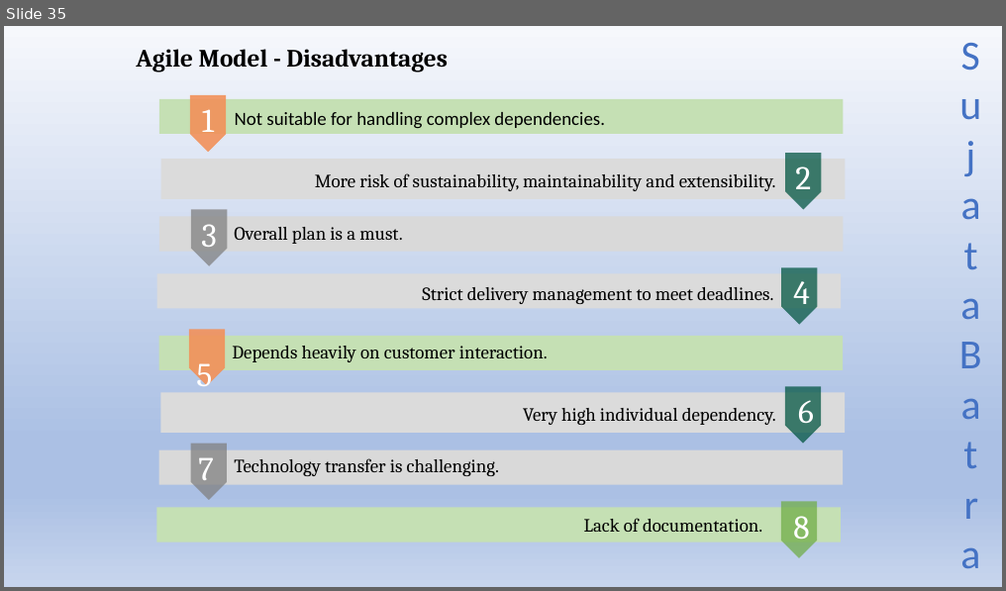
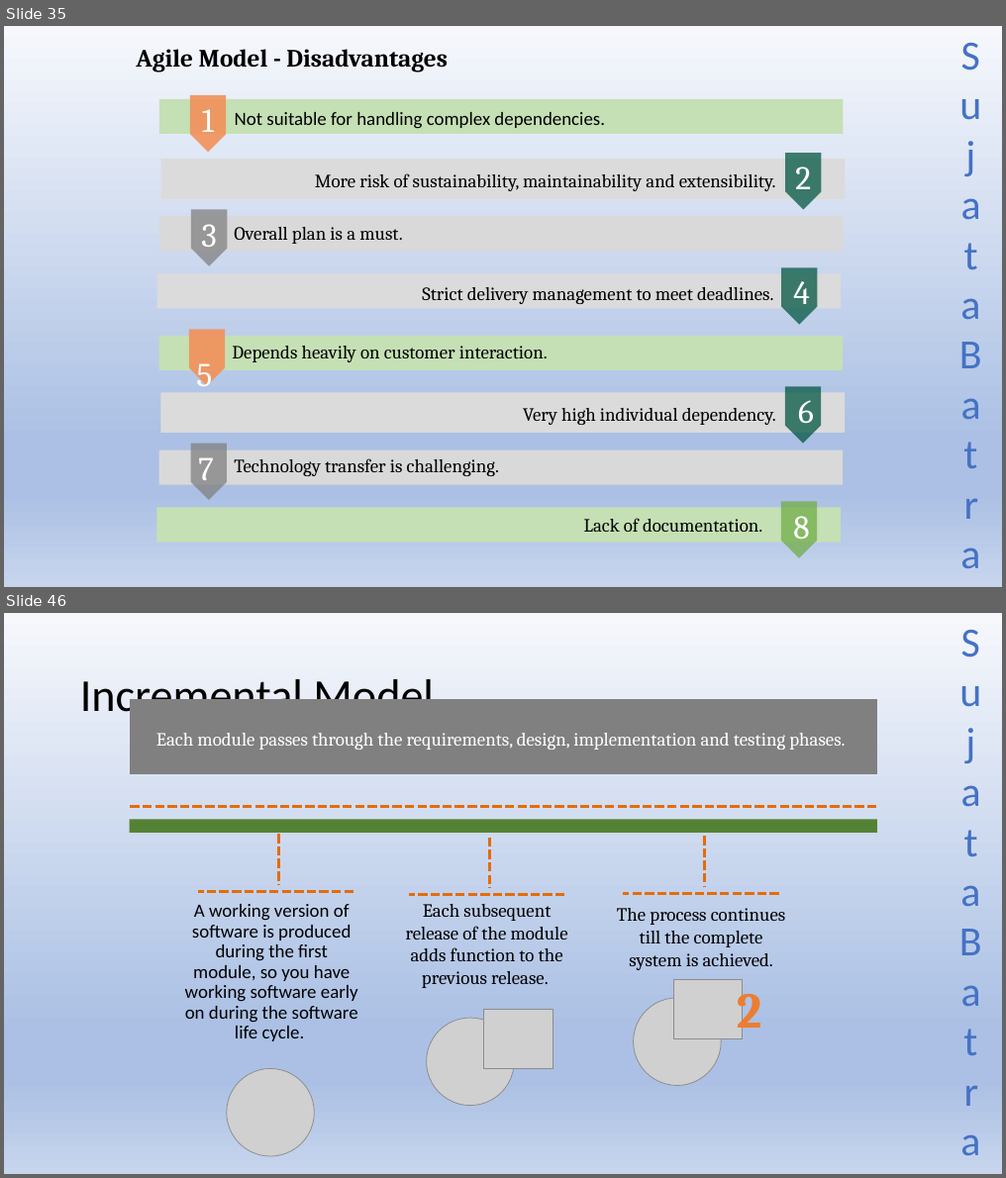
Before and after one commit to Sujatabatra/SapientNov2021QABatch, a slide deck: QA/QA Study Material.pptx. Shown one above the other, each under a label of ours: slide 35 before the commit, slides 35 and 46 after it; the slides between them are not shown. The pictures are 1006x591 and 1006x1178 pixels, drawn with LibreOffice and Linux fonts; fonts in the diff are those of the drawing; grey boxes stand for pictures. Boxes give left, top, right and bottom in pixels: in the first picture for what was removed or moved away, otherwise in the second. Text is boxed around its words. In the diff, an @@ line names an element or a change of style, - is before the commit and + after.

```diff
--- a/QA/QA Study Material.pptx
+++ b/QA/QA Study Material.pptx
@@ slide 46 added at <box>4,613,1002,1174</box>, background gradient #F6F8FC to #ABC0E4 to #C7D5ED; not listed: 1 template element that a slide beside it also shows @@
@@ title added at <box>80,673,434,723</box>, 44 pt, text #000000 @@
+Incremental Model
@@ rectangle added at <box>129,699,877,774</box>, fill #808080 @@
@@ text added at <box>156,733,845,750</box>, 18 pt, text #FFFFFF @@
+Each module passes through the requirements, design, implementation and testing phases.
@@ rectangle added at <box>129,820,877,833</box>, fill #548235 @@
@@ line added from (877, 806) to (129, 806), #E46C0A 3 pt dashed @@
@@ line added from (279, 834) to (279, 884), #E46C0A 3 pt dashed @@
@@ line added from (490, 838) to (490, 888), #E46C0A 3 pt dashed @@
@@ line added from (705, 836) to (705, 887), #E46C0A 3 pt dashed @@
@@ text added at <box>185,904,358,1042</box>, 18 pt, text #000000 @@
+A working version of software is produced during the first module, so you have working software early on during the software life cycle.
@@ line added from (353, 891) to (198, 891), #E46C0A 3 pt dashed @@
@@ text added at <box>406,904,568,988</box>, 18 pt, text #000000 @@
+Each subsequent release of the module adds function to the previous release.
@@ line added from (564, 895) to (409, 895), #E46C0A 3 pt dashed @@
@@ text added at <box>617,908,785,970</box>, 18 pt, text #000000 @@
+The process continues till the complete system is achieved.
@@ line added from (779, 894) to (623, 894), #E46C0A 3 pt dashed @@
@@ picture added at <box>634,998,721,1085</box> @@
@@ picture added at <box>674,980,743,1039</box> @@
@@ text added at <box>737,982,762,1040</box>, 48 pt, text #ED7D31, bold @@
+2
@@ picture added at <box>426,1018,514,1106</box> @@
@@ picture added at <box>484,1009,552,1069</box> @@
@@ picture added at <box>227,1069,314,1157</box> @@
```
Also in this commit, not shown: 25 other slides added.
